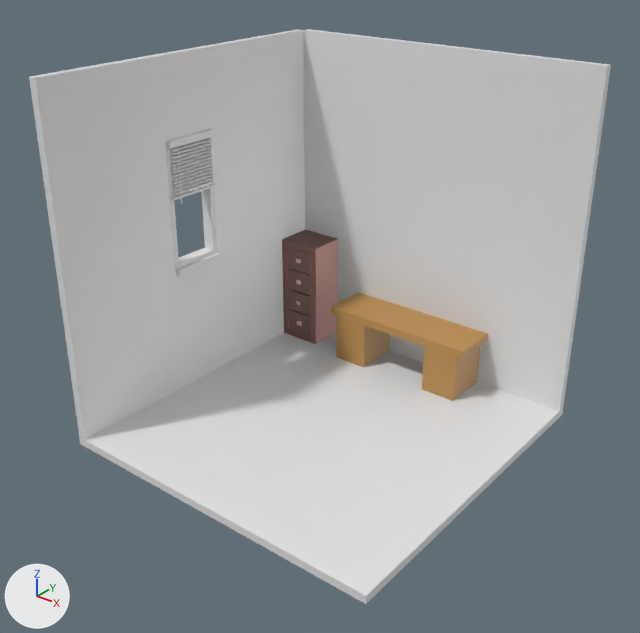
A saved change to the Blender file Blends/HoYaCho.blend.
Rendered twice from a 50 mm lens placed at (18.9, -24.1, 19.8), pointed at (0.2, -0.8, 5.3). Every picture has the same lights, and +X, +Y and +Z are marked at lower left.

The first picture shows 'Cabinet', 'Cabinet.001', 'Cube', 'Cube.001', 'Cube.002', 'Desk', 'Desk.001', 'Window_Blind', 'Window_Top.001'.
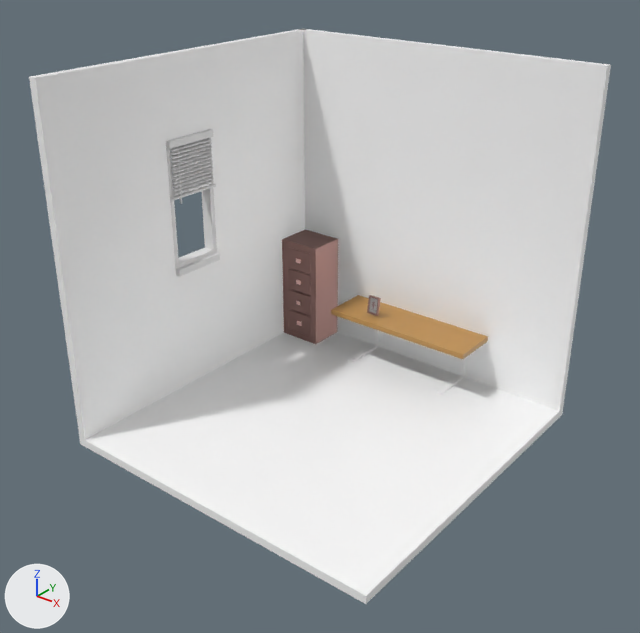
The change, as a list of edits to the scene's bpy script:
```text
Add mat_white:
    mat_white = principled_material('White')
    mat_white.base_color = (1.0, 1.0, 1.0)  # white #ffffff
    mat_white.roughness = 0.4
Add mat_black:
    mat_black = principled_material('Black')
    mat_black.base_color = (0.00655, 0.00655, 0.00655)  # black #131313
Add mat_gray:
    mat_gray = principled_material('Gray')
    mat_gray.base_color = (0.369, 0.369, 0.369)  # grey #a4a4a4
Change me_cube:
    where me_cube.from_pydata(...)  # 8 vertices, 6 faces; spans x -1.0..1.0, y -1.0..1.0, z -1.0..1.0
    remove me_cube.materials.append(mat_material)  # white #e7e7e7
    add me_cube.materials.append(mat_white)  # white #ffffff
Change me_cube_001:
    where me_cube_001.from_pydata(...)  # 8 vertices, 6 faces; spans x -7.0..7.0, y 6.65..6.98, z 0.17..14.17
    remove me_cube_001.materials.append(mat_material)  # white #e7e7e7
    add me_cube_001.materials.append(mat_white)  # white #ffffff
Change me_cube_002:
    where me_cube_002.from_pydata(...)  # 16 vertices, 12 faces; spans x -6.98..-6.65, y -7.0..7.0, z 0.17..14.17
    used by ob_cube_002; location = (0.0, 0.0, 0.0)
    me_cube_002 part 1: all 8 faces that had it switch from mat_material (white #e7e7e7) to mat_white (white #ffffff)
Change me_cube_011:
    where me_cube_011.from_pydata(...)  # 8 vertices, 6 faces; spans x -3.43..3.43, y -1.03..1.03, z -0.18..0.18
    used by ob_desk; location = (0.0, 5.62, 2.46)
    me_cube_011 part 2: the whole mesh is scaled about its middle by (1, 1, 0.62), then moved by (0.0, 0.0, -0.07)
Change me_cube_012:
    used by ob_desk_001; location = (0.0, 5.62, 1.29)
    remove me_cube_012.from_pydata(...)  # 12 vertices, 6 faces; spans x 1.56..3.11, y -1.03..1.03, z -1.13..0.98
    remove me_cube_012.materials.append(mat_desk)  # orange #be8f50
    add me_cube_012.from_pydata(...)  # 24 vertices, 11 faces; spans x 2.2..2.48, y -0.93..1.03, z -1.13..0.98
    me_cube_012 part 3: the loose piece of 4 vertices spanning x 1.56, y -1.03..1.03, z -1.13..0.98 is deleted
    me_cube_012 part 4: 8 vertices removed from x 1.56..3.11, y -1.03..1.03, z -1.13..0.98; 24 vertices added at x 2.2..2.48, y -0.93..1.03, z -1.13..0.98
    add me_cube_012.materials.append(mat_white)  # white #ffffff
Add me_cube_013:
    me_cube_013.from_pydata(...)  # 318 vertices, 216 faces; spans x -0.469..0.469, y -0.106..0.57, z -0.699..0.698
    # faces by material slot: [54, 10, 151, 1]
    me_cube_013.materials.append(mat_cabinet)  # brown #9d7973
    me_cube_013.materials.append(mat_white)  # white #ffffff
    me_cube_013.materials.append(mat_black)  # black #131313
    me_cube_013.materials.append(mat_gray)  # grey #a4a4a4
Change ob_desk_001:
    add _m = ob_desk_001.modifiers.new('Solidify', 'SOLIDIFY')
    add _m.thickness = 0.08
    add _m.use_even_offset = True
Add ob_cube_003:
    ob_cube_003 = bpy.data.objects.new('Cube.003', me_cube_013)
    ob_cube_003.location = (-1.52, 5.2, 3.05)
    ob_cube_003.rotation_euler = (-0.146, 0.0, 0.0)  # degrees (-8.4, 0, 0)
    ob_cube_003.scale = (0.576, 0.576, 0.576)
```

Location of each change, [x1, y1, x2, y2] in pixels of the pictures (640 x 633 px):
'Cube.001', recoloured (grey to white): [303, 29, 611, 411] in both
'Cube', recoloured: [79, 332, 563, 604] in both
'Desk', mesh rescaled: before [331, 292, 488, 359]; after [331, 295, 488, 359]
'Desk.001', reshaped, modifiers changed (19% narrower, 13% shorter): before [336, 316, 480, 401]; after [349, 321, 466, 395]
'Cube.003', added: after [367, 295, 380, 316]
    faces in mat_cabinet (brown #9d7973): [367, 295, 380, 316]
part 1 of me_cube_002, recoloured: [29, 28, 307, 440] in both
part 3 of me_cube_012, deleted (brown): before [364, 326, 390, 367]
part 4 of me_cube_012, built on: before [336, 316, 480, 401]; after [349, 321, 466, 395]
